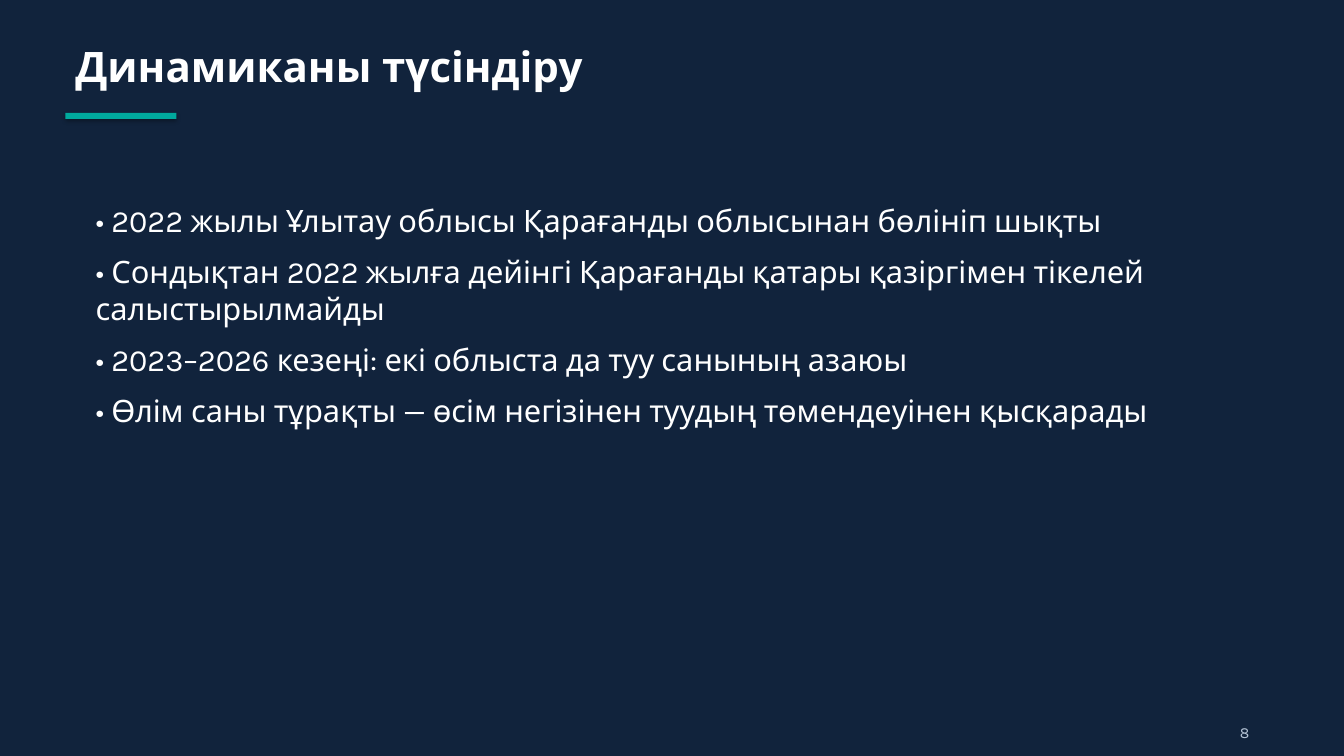
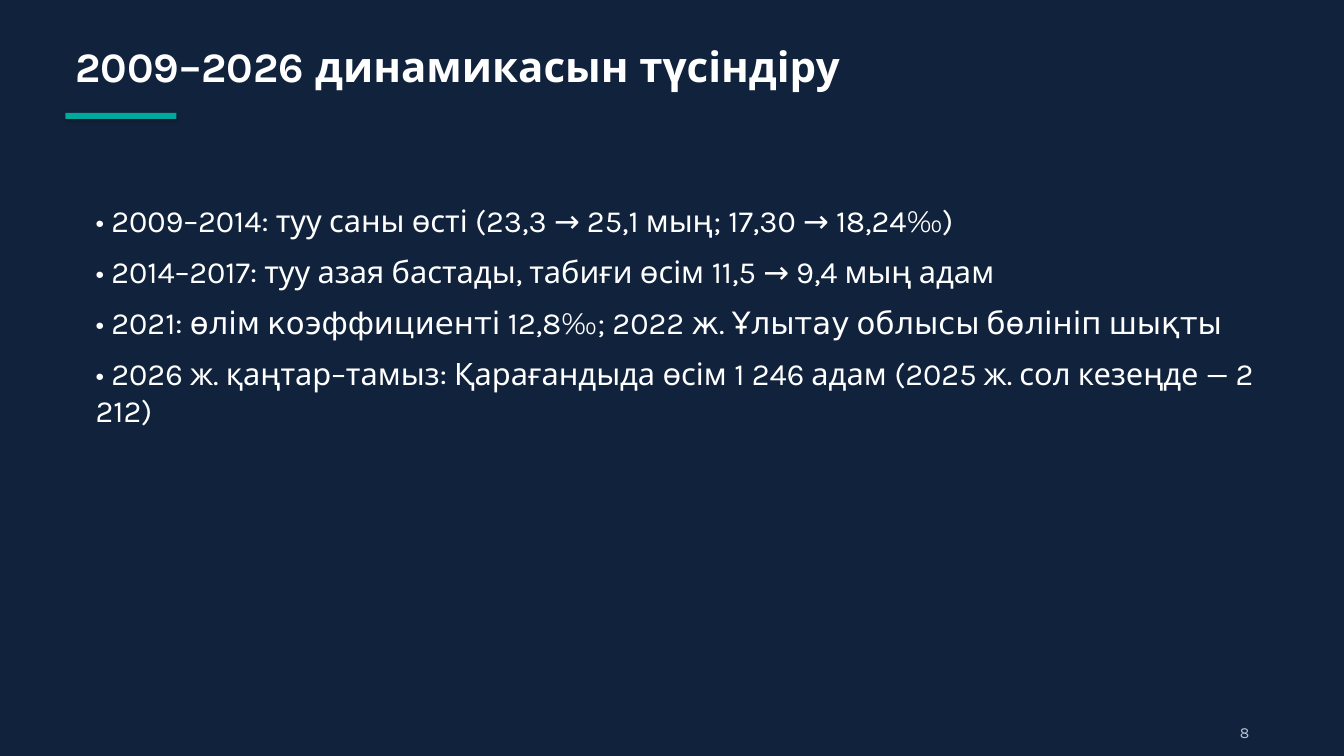
Before and after one commit to aizhanzhansarbaeva-ai/test, a slide deck: slide 8 of presentation/Табиғи_өсім_Орталық_Қазақстан_2025.pptx. Drawn at 1344x756 pixels with LibreOffice and Linux fonts; fonts in the diff are those of the drawing. Boxes give left, top, right and bottom in pixels: in the first picture for what was removed or moved away, otherwise in the second. Text is boxed around its words. In the diff, an @@ line names an element or a change of style, - is before the commit and + after.

```diff
--- a/presentation/Табиғи_өсім_Орталық_Қазақстан_2025.pptx
+++ b/presentation/Табиғи_өсім_Орталық_Қазақстан_2025.pptx
@@ text at (75,50,839,92): text changed @@
-Динамиканы түсіндіру
+2009–2026 динамикасын түсіндіру
@@ text at (96,209,1254,426): text changed @@
-• 2022 жылы Ұлытау облысы Қарағанды облысынан бөлініп шықты
-• Сондықтан 2022 жылға дейінгі Қарағанды қатары қазіргімен тікелей салыстырылмайды
-• 2023–2026 кезеңі: екі облыста да туу санының азаюы
-• Өлім саны тұрақты — өсім негізінен туудың төмендеуінен қысқарады
+• 2009–2014: туу саны өсті (23,3 → 25,1 мың; 17,30 → 18,24‰)
+• 2014–2017: туу азая бастады, табиғи өсім 11,5 → 9,4 мың адам
+• 2021: өлім коэффициенті 12,8‰; 2022 ж. Ұлытау облысы бөлініп шықты
+• 2026 ж. қаңтар–тамыз: Қарағандыда өсім 1 246 адам (2025 ж. сол кезеңде — 2 212)
```
Also in this commit, not shown: 6 other slides changed, 1 slide added.
